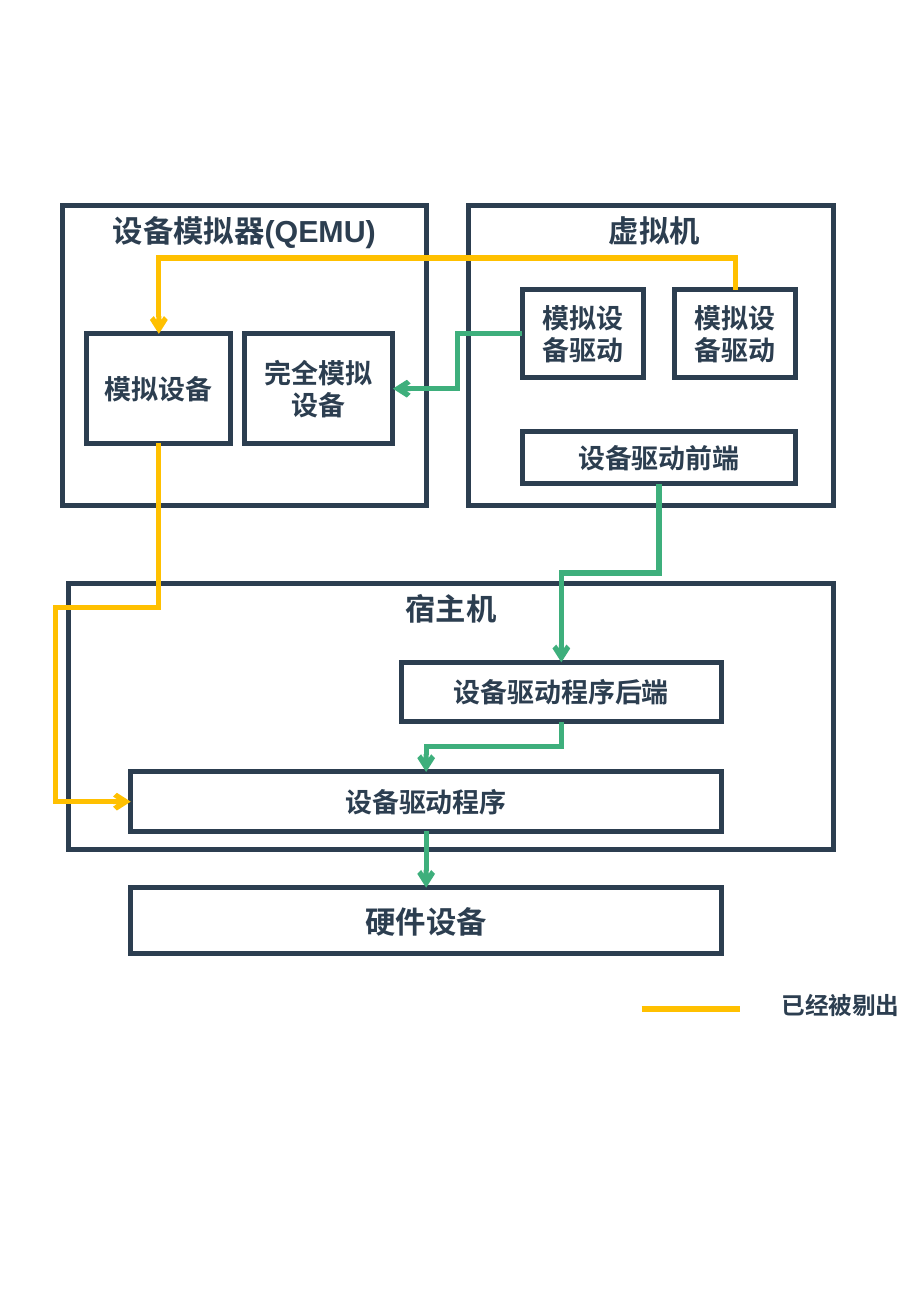
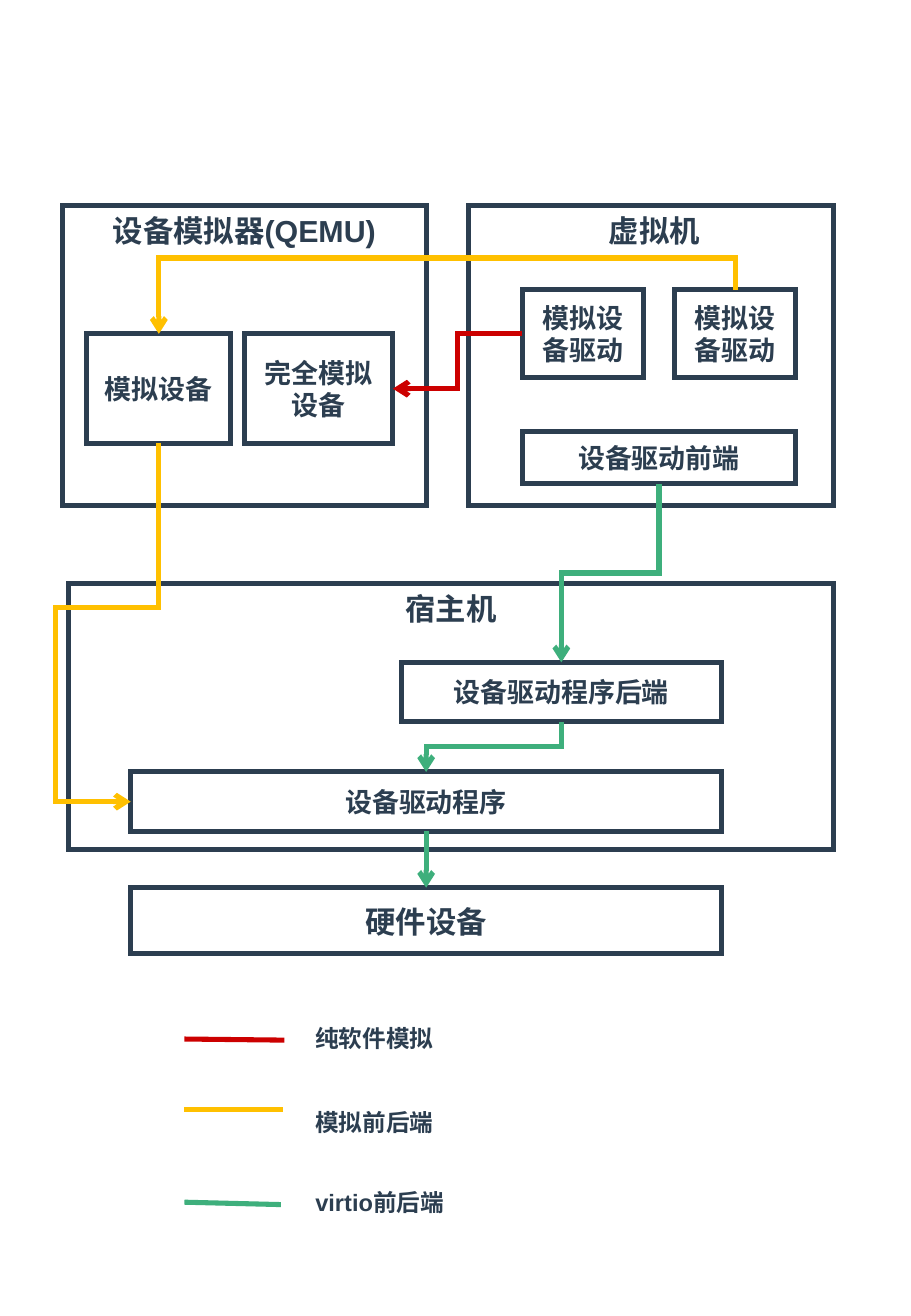
Before and after one commit to zaiqiang-dong/zaiqiang, a slide deck: slide 47 of picture/vitrualization/vitrualization.pptx (slide 51 before the commit). Drawn at 911x1316 pixels with LibreOffice and Linux fonts; fonts in the diff are those of the drawing. Boxes give left, top, right and bottom in pixels: in the first picture for what was removed or moved away, otherwise in the second. Text is boxed around its words. In the diff, an @@ line names an element or a change of style, - is before the commit and + after.

```diff
--- a/picture/vitrualization/vitrualization.pptx
+++ b/picture/vitrualization/vitrualization.pptx
@@ elbow arrow (522, 334) - (392, 389): stroke #3EAF7C 3 pt to #CC0000 3 pt @@
@@ text removed at box(781, 994, 899, 1016) @@
-已经被剔出
@@ line added from (185, 1039) to (284, 1040), #CC0000 3 pt @@
@@ text added at box(315, 1027, 433, 1049), 14 pt, text #2C3E50, bold @@
+纯软件模拟
@@ line moved from (641, 1008) - (740, 1008) to (185, 1109) - (283, 1109) @@
@@ text added at box(315, 1111, 433, 1133), 14 pt, text #2C3E50, bold @@
+模拟前后端
@@ text added at box(315, 1192, 444, 1213), 14 pt, text #2C3E50, bold @@
+virtio前后端
@@ line added from (185, 1201) to (281, 1204), #3EAF7C 3 pt @@
```
Also in this commit, not shown: 1 other slide changed, 1 slide added, 3 slides removed, 5 other files.
